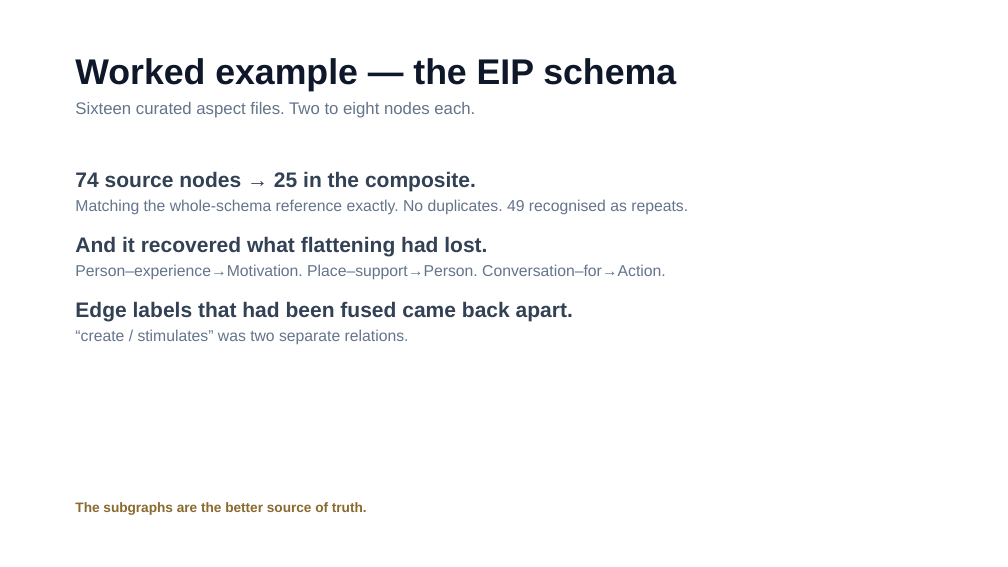
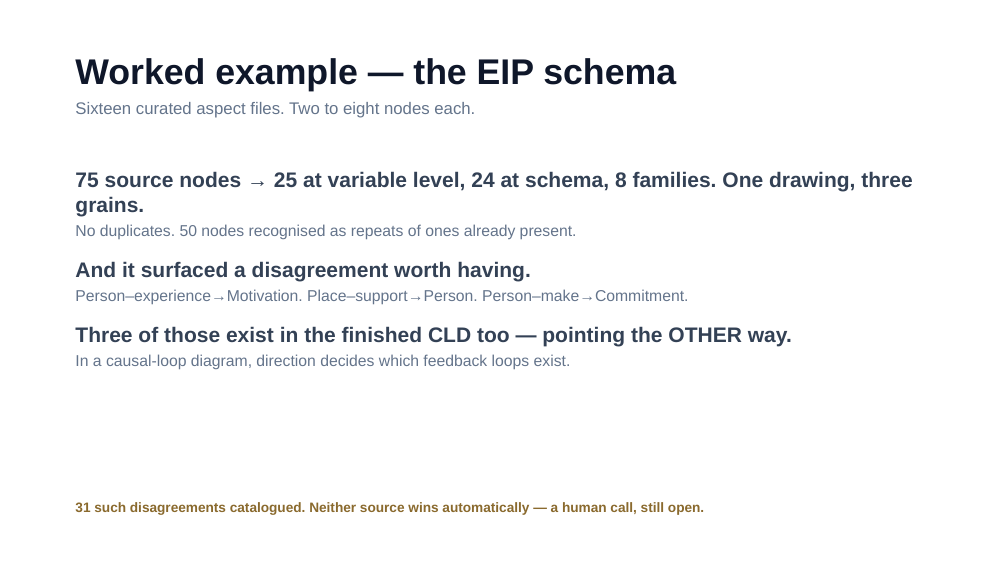
Before and after one commit to marpie1/rcn, a slide deck: slide 10 of tools/rcn-graph-composer-intro.pptx (slide 8 before the commit). Drawn at 1008x567 pixels with LibreOffice and Linux fonts; fonts in the diff are those of the drawing. Boxes give left, top, right and bottom in pixels: in the first picture for what was removed or moved away, otherwise in the second. Text is boxed around its words. In the diff, an @@ line names an element or a change of style, - is before the commit and + after.

```diff
--- a/tools/rcn-graph-composer-intro.pptx
+++ b/tools/rcn-graph-composer-intro.pptx
@@ text at [75,171,912,370]: text changed @@
-74 source nodes → 25 in the composite.
-Matching the whole-schema reference exactly. No duplicates. 49 recognised as repeats.
-And it recovered what flattening had lost.
-Person–experience→Motivation. Place–support→Person. Conversation–for→Action.
-Edge labels that had been fused came back apart.
-“create / stimulates” was two separate relations.
+75 source nodes → 25 at variable level, 24 at schema, 8 families. One drawing, three grains.
+No duplicates. 50 nodes recognised as repeats of ones already present.
+And it surfaced a disagreement worth having.
+Person–experience→Motivation. Place–support→Person. Person–make→Commitment.
+Three of those exist in the finished CLD too — pointing the OTHER way.
+In a causal-loop diagram, direction decides which feedback loops exist.
@@ text at [75,502,704,515]: text changed @@
-The subgraphs are the better source of truth.
+31 such disagreements catalogued. Neither source wins automatically — a human call, still open.
```
Also in this commit, not shown: 2 other slides changed, 2 slides added, 3 other files.
